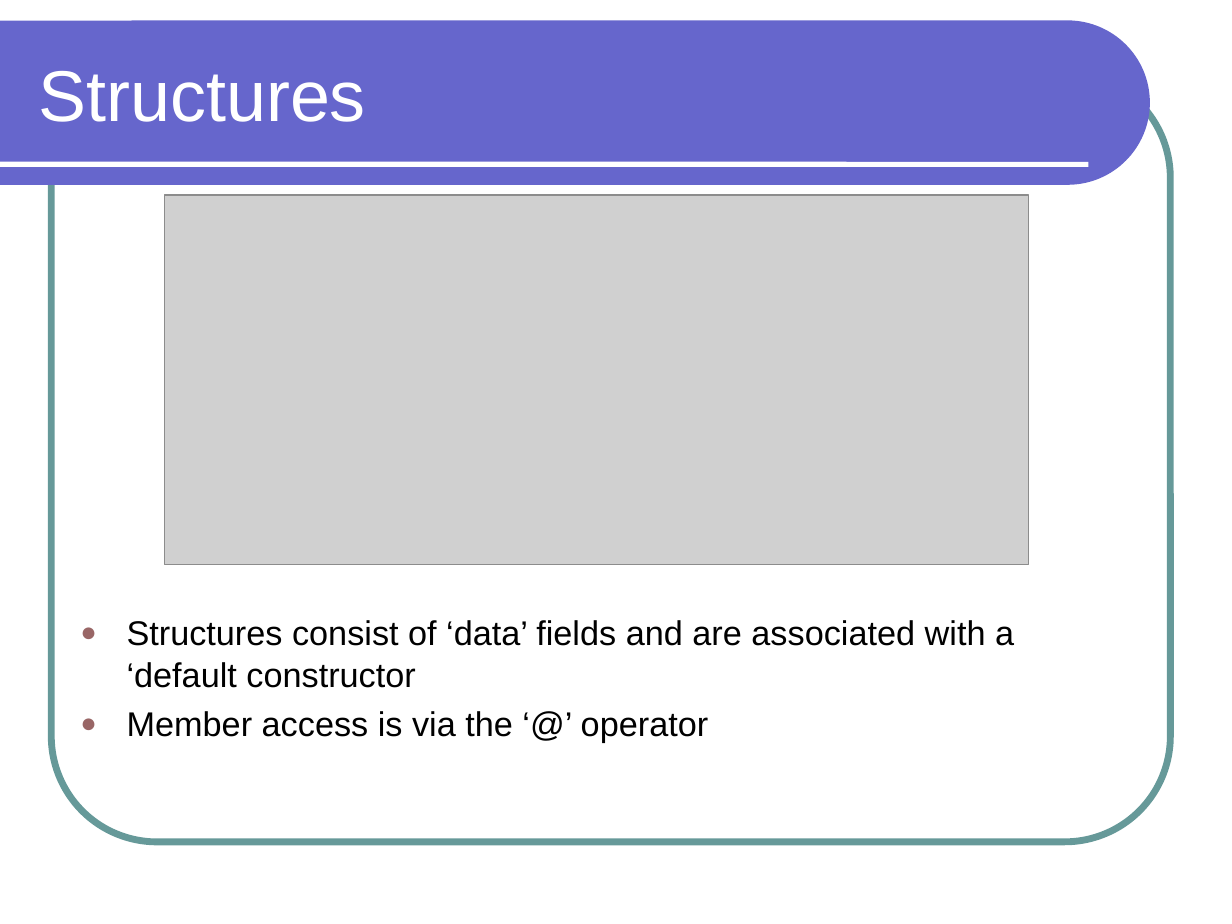
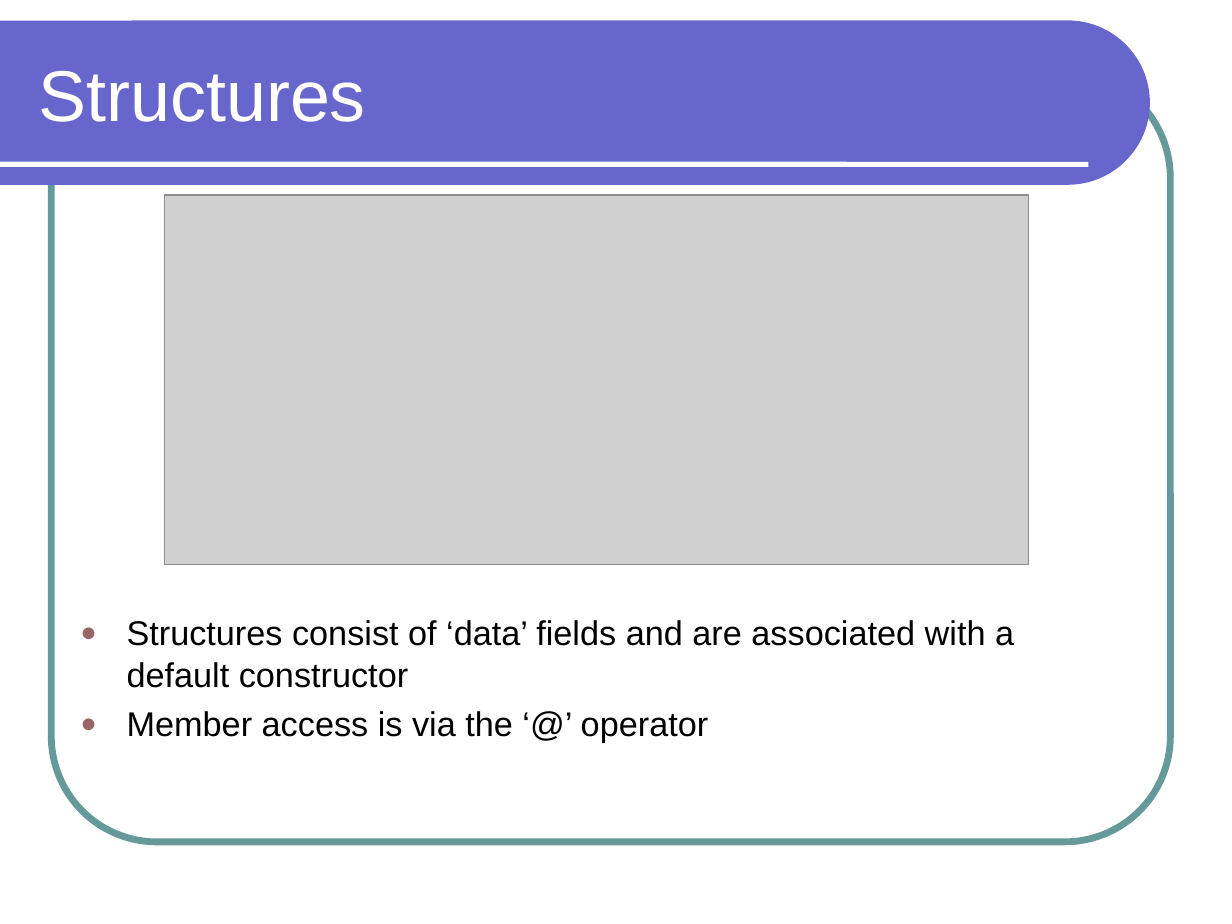
Before and after one commit to lutzhamel/CSC301, a slide deck: slide 7 of notes/csc301-ln002.ppt (slide 6 before the commit). Drawn at 1232x924 pixels with LibreOffice and Linux fonts; fonts in the diff are those of the drawing; grey boxes stand for pictures. Boxes give left, top, right and bottom in pixels: in the first picture for what was removed or moved away, otherwise in the second. Text is boxed around its words. In the diff, an @@ line names an element or a change of style, - is before the commit and + after.

```diff
--- a/notes/csc301-ln002.ppt
+++ b/notes/csc301-ln002.ppt
@@ text at box(127, 620, 1014, 688): text changed @@
-● Structures consist of ‘data’ fields and are associated with a ‘default constructor
+● Structures consist of ‘data’ fields and are associated with a default constructor
```
Also in this commit, not shown: 8 other slides changed, 1 slide added, 5 other files.
